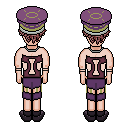
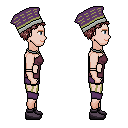
The second 128 × 128 image is a revision of the first. Changes to its layers:
added layer "Pasted Layer #3" above "Pasted Layer #2" over (x1=10, y1=6, x2=111, y2=120)
hid "Pasted Layer #2" over (x1=14, y1=6, x2=114, y2=122)
